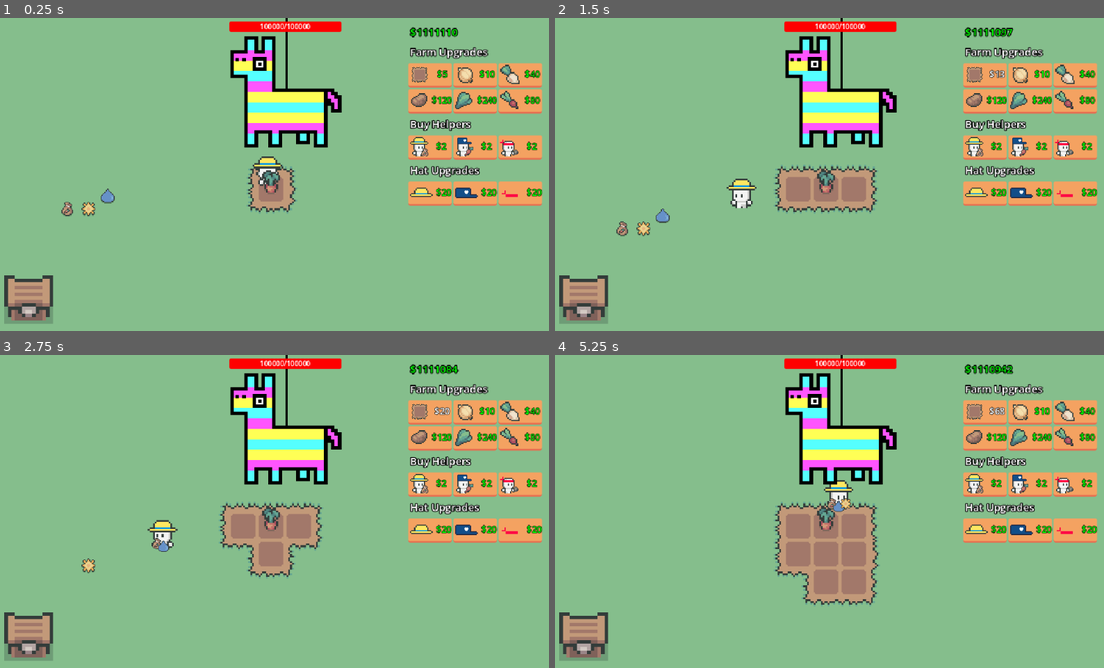
Above: before the commit, frames 1-4 (two rows, left to right).
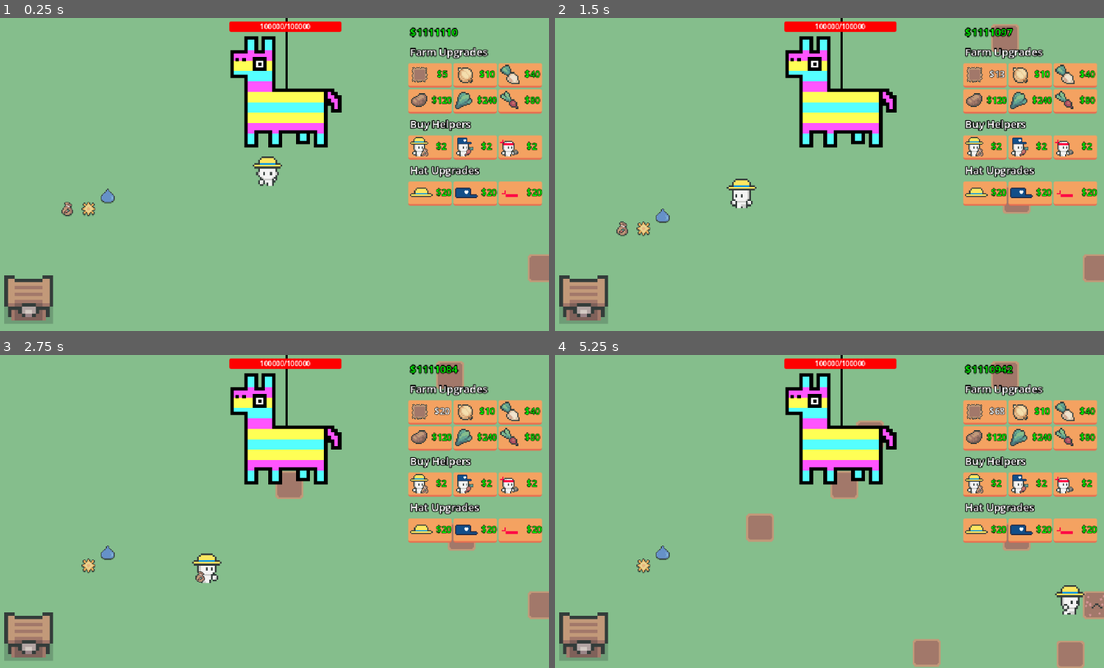
Above: after the commit, the same moments.

Repository: eric-marsh/farminata
Game: Godot game, scene res://scene/scene_switcher.tscn
Same seed, same stepped clock (60 frames per second), same inputs: the game is played once before the commit and once after it. Sound files missing from this copy of the repository are replaced by a short silence.
Inputs:
- Up to frame 1 (0.25 s): no input
- Up to frame 2 (1.5 s): click "$5" at 0.5 s; click "$8" at 1.25 s
- Up to frame 3 (2.75 s): click "$13" at 2 s
- Up to frame 4 (5.25 s): click "$20" at 2.75 s; click "$29" at 3.5 s; click "$40" at 4.25 s; click "$53" at 5 s

The runs differ from the first frame. In frame 1, 1.3% of the frame differs, in the area x 44-100%, y 46-85%; in frame 2, 3.3%; in frame 3, 5.1%; in frame 4, 8.4%, in the area x 14-100%, y 2-100%.

Commit message:
random plot positions

Diff:
--- a/scene/main.tscn
+++ b/scene/main.tscn
@@ -3,7 +3,7 @@
 [ext_resource type="Script" uid="uid://by0tfe1nx5cjc" path="res://script/main.gd" id="1_ig7tw"]
 [ext_resource type="Script" uid="uid://d4elg2t07heho" path="res://script/camera_2d.gd" id="2_v0l8b"]
 [ext_resource type="PackedScene" uid="uid://dgnanoyg1dkpf" path="res://scene/audio.tscn" id="3_b5f6u"]
-[ext_resource type="PackedScene" uid="uid://b8nkjd470xyme" path="res://scene/plot_grid.tscn" id="4_0ha60"]
+[ext_resource type="Script" uid="uid://b8pxcom8tcd8s" path="res://scene/plots_container.gd" id="4_k65ib"]
 [ext_resource type="PackedScene" uid="uid://jida1cnc03um" path="res://scene/canvas_layer.tscn" id="5_0ha60"]
 [ext_resource type="Script" uid="uid://btvo711v3d32a" path="res://scene/drops_manager.gd" id="6_k65ib"]
 [ext_resource type="Script" uid="uid://b8iivuocvbyjt" path="res://script/helpers_container.gd" id="6_of57s"]
@@ -23,8 +23,8 @@
 [node name="Audio" parent="Camera2D" instance=ExtResource("3_b5f6u")]
 position = Vector2(-320, -180)
 
-[node name="PlotGrid" parent="." instance=ExtResource("4_0ha60")]
-position = Vector2(304, 181)
+[node name="Plots" type="Node2D" parent="."]
+script = ExtResource("4_k65ib")
 
 [node name="Drops" type="Node2D" parent="."]
 y_sort_enabled = true
--- /dev/null
+++ b/scene/plots_container.gd
@@ -0,0 +1,5 @@
+extends Node2D
+class_name plots_container
+
+func _ready() -> void:
+	PlotUtil.reset_plots()
--- a/script/canvas_layer.gd
+++ b/script/canvas_layer.gd
@@ -82,7 +82,7 @@
 
 	Globals.Main.change_money(-plot_price)
 	State.num_plots += 1
-	$"../PlotGrid".add_plot() # TODO: If there is multiple plots, do this in a better way
+	PlotUtil.add_plot(Util.random_visible_position()) # TODO: If there is multiple plots, do this in a better way
 	update_money_counter()
 
 
--- a/script/globals.gd
+++ b/script/globals.gd
@@ -2,7 +2,6 @@
 
 var Main: MainNode = null
 var Audio: Node2D = null
-var PlotGrid: plot_grid = null
 var DropsNode: Node2D = null
 var CanvasLayerNode: CanvasLayer = null
 var CameraNode: Camera2D = null
@@ -11,6 +10,7 @@
 var AudioNode: audio = null
 var SellChestNode: Area2D = null
 var PiniataNode: Node2D = null
+var PlotsContainer: Node2D = null
 
 func _ready():
 	reset_nodes()
@@ -28,5 +28,5 @@
 	AnimationsContainer = get_node("/root/SceneSwitcher/Main/Animations")
 	AudioNode = get_node("/root/SceneSwitcher/Main/Camera2D/Audio")
 	SellChestNode = get_node("/root/SceneSwitcher/Main/SellChest")
-	PlotGrid = get_node("/root/SceneSwitcher/Main/PlotGrid")
 	PiniataNode = get_node("/root/SceneSwitcher/Main/Piniata")
+	PlotsContainer = get_node("/root/SceneSwitcher/Main/Plots")
--- a/script/helper/helper.gd
+++ b/script/helper/helper.gd
@@ -203,7 +203,8 @@
 			for d in held_droppables:
 				if !d:
 					check_held_items_for_freed()
-					d.delete()
+					d = null
+					continue
 				if target_plot and !PlotUtil.does_plot_need_droppable(d, target_plot):
 					continue
 
--- a/script/main.gd
+++ b/script/main.gd
@@ -24,6 +24,13 @@
 		DropUtil.spawn_droppable(Enum.Drop_Type.Farm_Hat, Util.random_visible_position(), Vector2.ZERO)
 		DropUtil.spawn_droppable(Enum.Drop_Type.Delivery_Hat, Util.random_visible_position(), Vector2.ZERO)
 		DropUtil.spawn_droppable(Enum.Drop_Type.Attack_Hat, Util.random_visible_position(), Vector2.ZERO)
+
+	if Debug.ALL_FULL_CROPS_AT_START and Globals.PlotsContainer:
+		for p in Globals.PlotsContainer.get_children():
+			if p is plot:
+				p.plot_growth_state = Enum.Plot_Growth_State.Full
+				p.grow_type = Enum.Grow_Type.Carrot
+				p.update_image()
 
 
 func _process(delta: float) -> void:
--- a/script/plot_grid.gd
+++ b/script/plot_grid.gd
@@ -1,36 +1,16 @@
 extends Node2D
 class_name plot_grid
 
-static var total_plots: int = 0
+
 
 func _ready() -> void:
 	PlotUtil.reset_plots()
-
-	if Debug.ALL_FULL_CROPS_AT_START:
-		for p in Globals.PlotGrid.get_children():
-			if p is plot:
-				p.plot_growth_state = Enum.Plot_Growth_State.Full
-				p.grow_type = Enum.Grow_Type.Carrot
-				p.update_image()
 
 func _process(_delta: float) -> void:
 	pass
 
 
-const PLOT = preload("res://scene/plot.tscn")
-func add_plot():
-	var p = PLOT.instantiate() as plot
-	var square_pos = get_square_position(PlotUtil.get_total_plots())
-	p.position = square_pos * p.size
-	add_child(p)
 
-	var tile_map_layer = $TileMapLayer as TileMapLayer
-	var source_id: int = 2
-	var terrain_set: int = 0
-	tile_map_layer.set_cell(square_pos, source_id, Vector2i(1, 1), 0)
-	tile_map_layer.set_cells_terrain_connect([square_pos], terrain_set, terrain_set)
-	total_plots += 1
-	update_push_zone(p.size.x)
 
 func get_square_position(index: int) -> Vector2:
 	return square_position_array[index] if square_position_array.size() > index else Vector2.ZERO
@@ -74,32 +54,3 @@
 	Vector2(-3, 4),
 	Vector2(3, 4),
 ]
-
-
-func update_push_zone(square_size: int) -> void:
-	var min_x = INF
-	var max_x = -INF
-	var min_y = INF
-	var max_y = -INF
-
-	var squares = square_position_array.slice(0, PlotUtil.get_total_plots())
-
-	# Find bounds in tile coordinates
-	for pos in squares:
-		min_x = min(min_x, pos.x)
-		max_x = max(max_x, pos.x)
-		min_y = min(min_y, pos.y)
-		max_y = max(max_y, pos.y)
-
-	# Convert to pixels
-	var rect_width = (max_x - min_x + 1) * square_size
-	var rect_height = (max_y - min_y + 1) * square_size
-	var rect_center = Vector2(
-		(min_x + max_x + 1) / 2.0 * square_size - square_size / 2,
-		(min_y + max_y + 1) / 2.0 * square_size - square_size / 2
-	)
-
-	var shape = RectangleShape2D.new()
-	shape.extents = Vector2(rect_width, rect_height) / 2.0
-	$StaticBody2D/CollisionShape2D.shape = shape
-	$StaticBody2D/CollisionShape2D.position = rect_center + Vector2(square_size/2,square_size/2)
--- a/script/plot_util.gd
+++ b/script/plot_util.gd
@@ -2,23 +2,30 @@
 
 const PLOT = preload("res://scene/plot.tscn")
 
+
+func add_plot(pos: Vector2):
+	var p = PLOT.instantiate() as plot
+	p.global_position = pos
+	add_child(p)
+
+
 func reset_plots():
-	if !Globals.PlotGrid:
+	if !Globals.PlotsContainer:
 		return
 
-	for c in Globals.PlotGrid.get_children():
+	for c in Globals.PlotsContainer.get_children():
 		if c is plot:
 			c.queue_free()
 
 	var plots_left = State.num_plots
 	while plots_left > 0:
-		Globals.PlotGrid.add_plot()
+		add_plot(Util.random_visible_position())
 		plots_left -= 1
 
 func get_total_plots() -> int:
-	if !Globals.PlotGrid:
+	if !Globals.PlotsContainer:
 		return 0
-	return Globals.PlotGrid.total_plots
+	return Globals.PlotsContainer.get_children().size()
 
 
 func get_plot_for_helper():
@@ -31,9 +38,9 @@
 		return c
 
 func get_random_plot_position() -> Vector2:
-	if !Globals.PlotGrid:
+	if !Globals.PlotsContainer:
 		return Vector2.ZERO
-	var p = Globals.PlotGrid.get_children().pick_random()
+	var p = Globals.PlotsContainer.get_children().pick_random()
 	return p.global_position + p.size / 2
 
 func does_plot_need_seed(p: plot) -> bool:
Not shown, added: scene/plots_container.gd.uid
